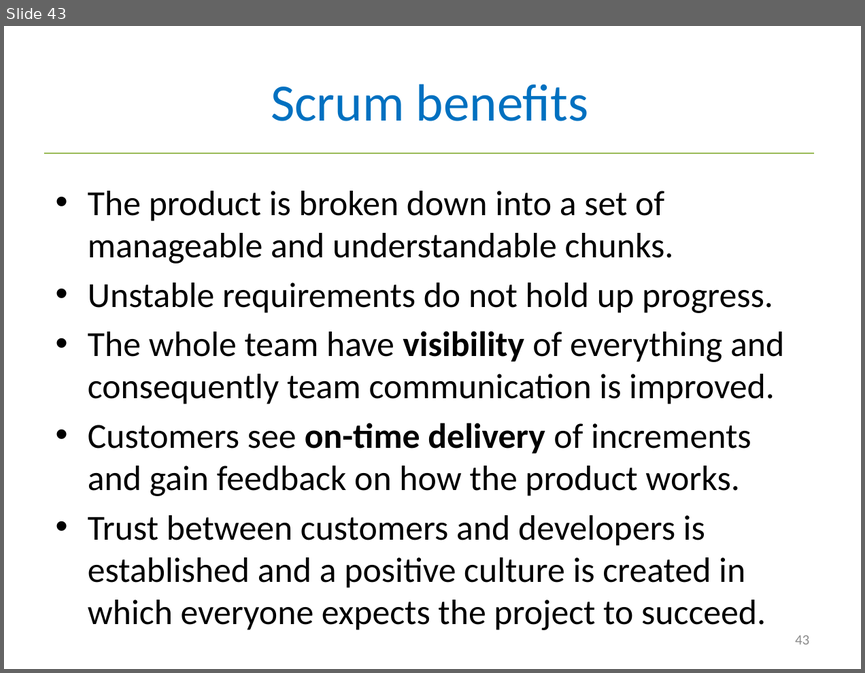
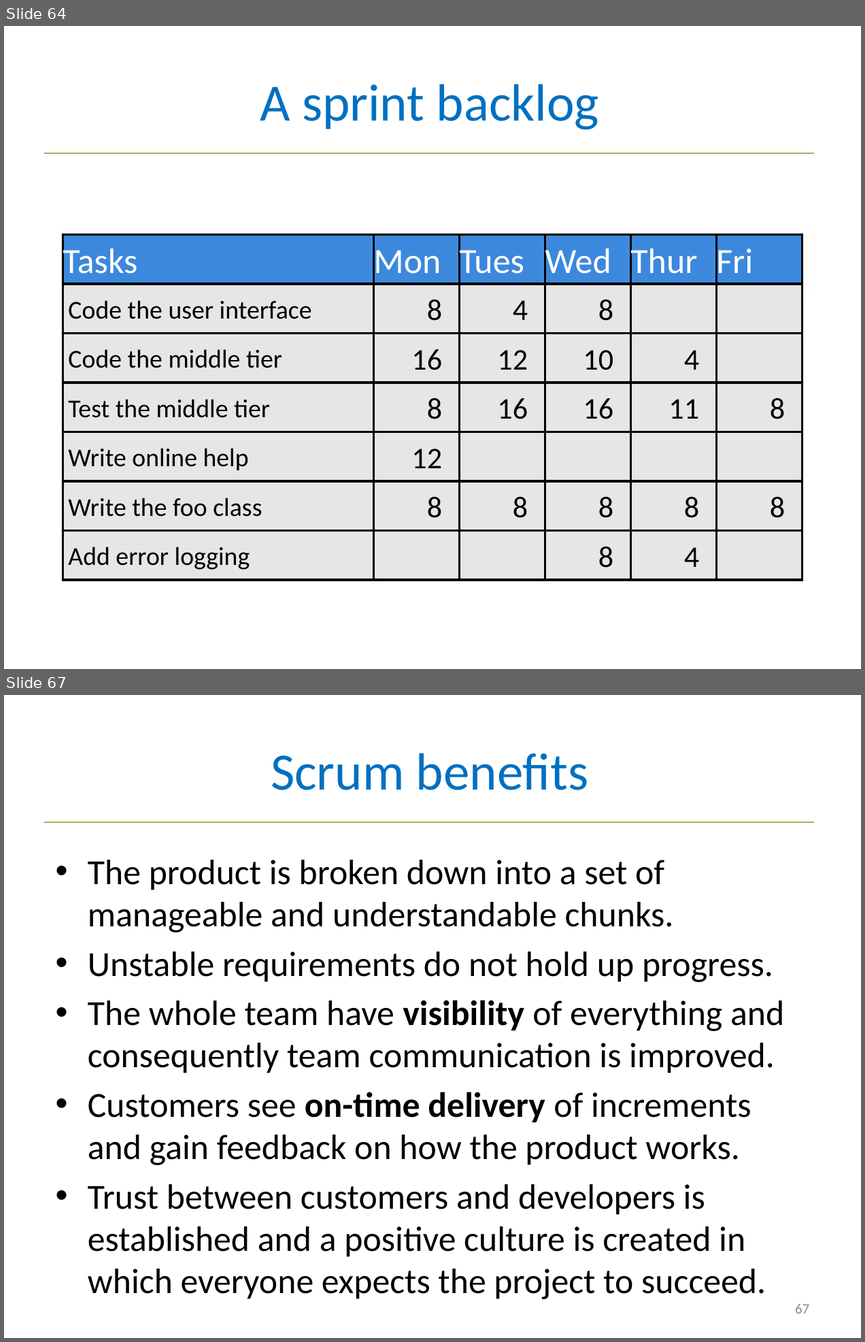
Before and after one commit to tuanct1997/USTH-SE-2017, a slide deck: slides/2 Agile Development.pptx. Shown one above the other, each under a label of ours: slide 43 before the commit, slides 64 and 67 after it; the slides between them are not shown. The pictures are 865x673 and 865x1342 pixels, drawn with LibreOffice and Linux fonts; fonts in the diff are those of the drawing. Boxes give left, top, right and bottom in pixels: in the first picture for what was removed or moved away, otherwise in the second. Text is boxed around its words. In the diff, an @@ line names an element or a change of style, - is before the commit and + after.

```diff
--- a/slides/2 Agile Development.pptx
+++ b/slides/2 Agile Development.pptx
@@ slide 64 added at (4, 26, 861, 669), background #FFFFFF; not listed: 1 template element that a slide beside it also shows @@
@@ title added at (260, 84, 599, 130), 44 pt, text #0070C0 @@
+A sprint backlog
@@ rectangle added at (63, 234, 373, 283), fill #3C88DC, outline #000000 2 pt, 29.7 pt, text #FFFFFF @@
+Tasks
@@ rectangle added at (373, 234, 459, 283), fill #3C88DC, outline #000000 2 pt, 29.7 pt, text #FFFFFF @@
+Mon
@@ rectangle added at (459, 234, 545, 283), fill #3C88DC, outline #000000 2 pt, 29.7 pt, text #FFFFFF @@
+Tues
@@ rectangle added at (545, 234, 630, 283), fill #3C88DC, outline #000000 2 pt, 29.7 pt, text #FFFFFF @@
+Wed
@@ rectangle added at (630, 234, 716, 283), fill #3C88DC, outline #000000 2 pt, 29.7 pt, text #FFFFFF @@
+Thur
@@ rectangle added at (716, 234, 802, 283), fill #3C88DC, outline #000000 2 pt, 29.7 pt, text #FFFFFF @@
+Fri
@@ rectangle added at (63, 284, 373, 333), fill #E6E6E6, outline #000000 2 pt, 21.6 pt, text #000000 @@
+Code the user interface
@@ rectangle added at (63, 333, 373, 382), fill #E6E6E6, outline #000000 2 pt, 21.6 pt, text #000000 @@
+Code the middle tier
@@ rectangle added at (63, 382, 373, 431), fill #E6E6E6, outline #000000 2 pt, 21.6 pt, text #000000 @@
+Test the middle tier
@@ rectangle added at (63, 431, 373, 480), fill #E6E6E6, outline #000000 2 pt, 21.6 pt, text #000000 @@
+Write online help
@@ rectangle added at (63, 481, 373, 530), fill #E6E6E6, outline #000000 2 pt, 21.6 pt, text #000000 @@
+Write the foo class
@@ group added at (373, 284, 459, 530): 5 rectangles @@
+8
+16
+8
+12
+8
@@ group added at (459, 284, 545, 530): 5 rectangles @@
+4
+12
+16
+8
@@ group added at (63, 284, 630, 579): 9 rectangles @@
+Add error logging
+8
+10
+16
+8
+8
@@ group added at (630, 284, 716, 579): 6 rectangles @@
+4
+11
+8
+4
@@ group added at (716, 284, 802, 579): 6 rectangles @@
+8
+8
@@ what was slide 43 is now slide 67 @@
@@ page number at (795, 1304, 809, 1313): text changed @@
-43
+67
```
Also in this commit, not shown: 1 slide changed, 24 other slides added, 2 slides removed.
